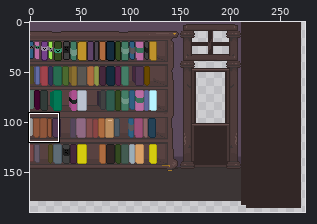
File history of a sprite sheet, Assets/Resources/Sprites/shop-bg.png. Above, an overview of the earlier version with the close-up marked.
Close-up. Before the edit:
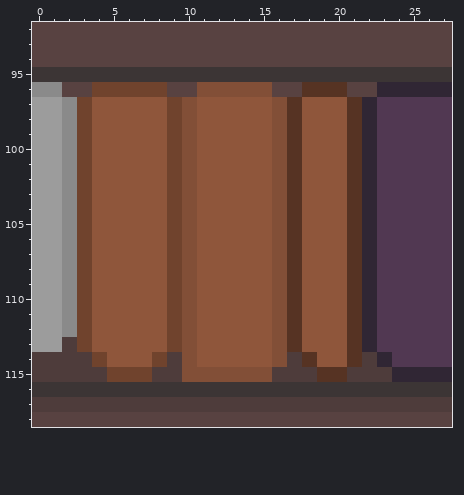
The file is 480x270 pixels. Colours within 5 levels of each other are drawn and written as one. Shown: x 0..27, y 92..118. The wide view leaves out empty margins.
The same view after the edit:
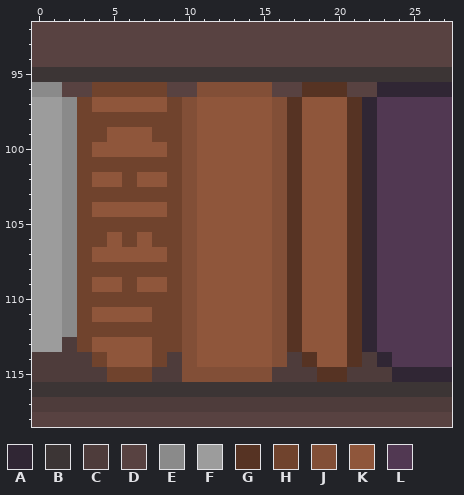
Palette (. is transparent): A #302634  B #3c3535  C #4e3c3b  D #584241  E #8a8a8a  F #9c9c9c  G #563323  H #70432d  J #824f37  K #8f563b  L #513852
What changed:
y 98: x 4..8 KKKKK -> HHHHH
y 99: x 4 K -> H; x 8 K -> H
y 101: x 4..8 KKKKK -> HHHHH
y 102: x 6 K -> H
y 103: x 4..8 KKKKK -> HHHHH
y 105: x 4..8 KKKKK -> HHHHH
y 106: x 4 K -> H; x 6 K -> H; x 8 K -> H
y 108: x 4..8 KKKKK -> HHHHH
y 109: x 6 K -> H
y 110: x 4..8 KKKKK -> HHHHH
y 111: x 8 K -> H
y 112: x 4..8 KKKKK -> HHHHH
y 113: x 8 K -> H
